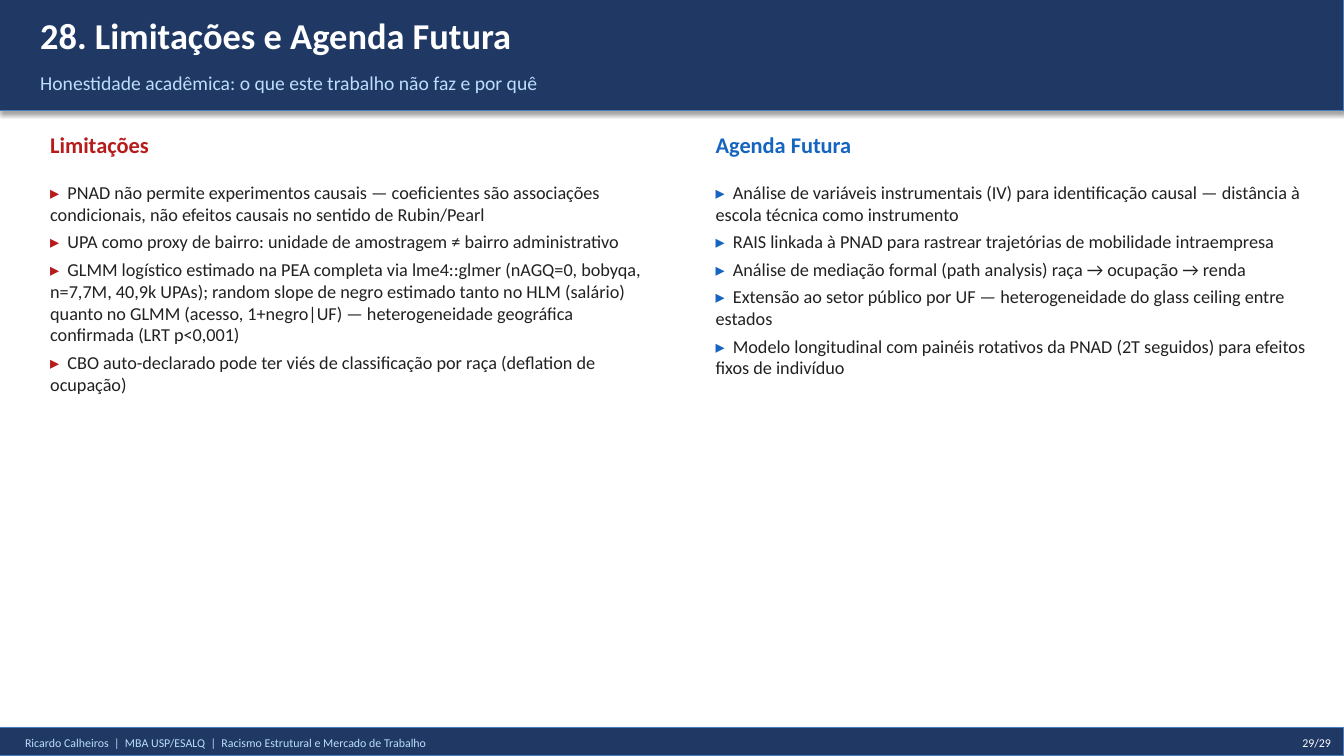
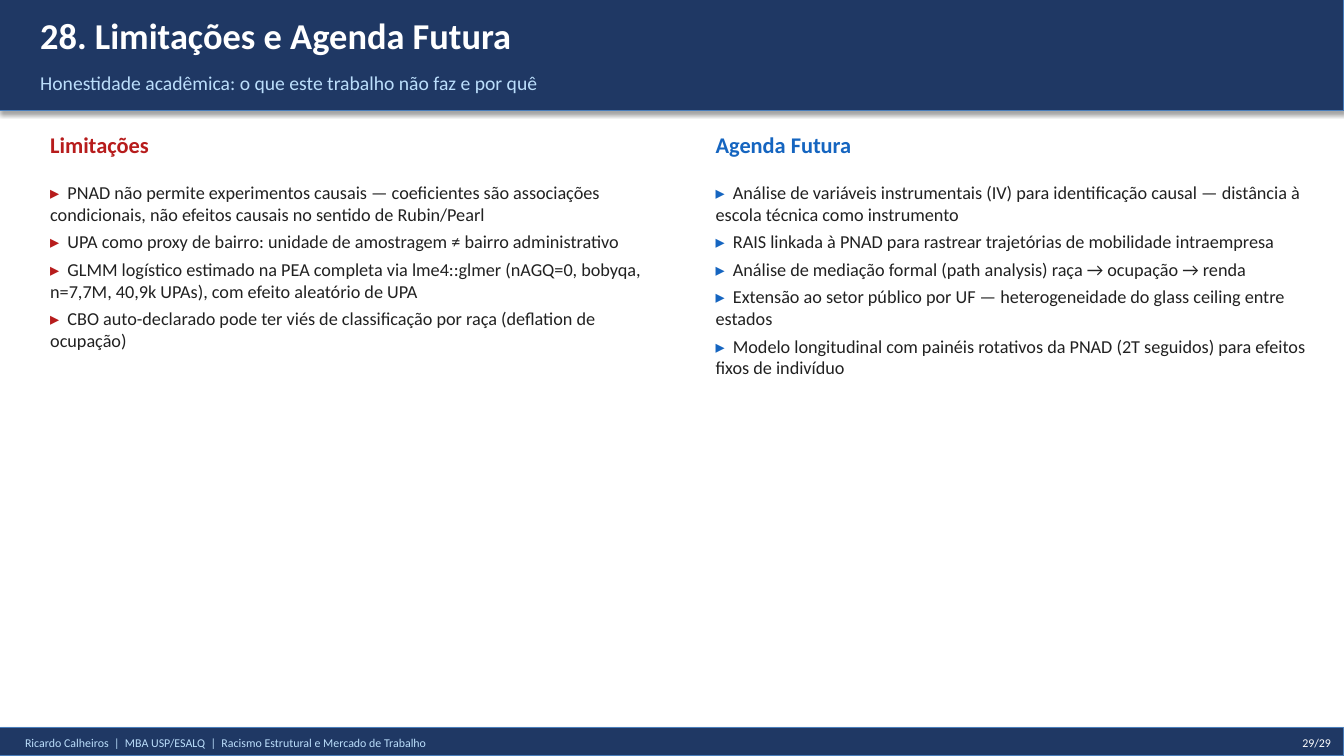
Before and after one commit to rickinrj-ux/ProjetoRacismoPNAD, a slide deck: slide 19 of entregaveis/apresentacao_tcc.pptx (slide 29 before the commit). Drawn at 1344x756 pixels with LibreOffice and Linux fonts; fonts in the diff are those of the drawing. Boxes give left, top, right and bottom in pixels: in the first picture for what was removed or moved away, otherwise in the second. Text is boxed around its words. In the diff, an @@ line names an element or a change of style, - is before the commit and + after.

```diff
--- a/entregaveis/apresentacao_tcc.pptx
+++ b/entregaveis/apresentacao_tcc.pptx
@@ text at box(50, 263, 640, 301): text changed @@
-▸ GLMM logístico estimado na PEA completa via lme4::glmer (nAGQ=0, bobyqa, n=7,7M, 40,9k UPAs); random slope de negro estimado tanto no HLM (salário) quanto no GLMM (acesso, 1+negro|UF) — heterogeneidade geográfica confirmada (LRT p<0,001)
+▸ GLMM logístico estimado na PEA completa via lme4::glmer (nAGQ=0, bobyqa, n=7,7M, 40,9k UPAs), com efeito aleatório de UPA
```
Also in this commit, not shown: 4 other slides changed, 10 slides removed, 4 other files.
